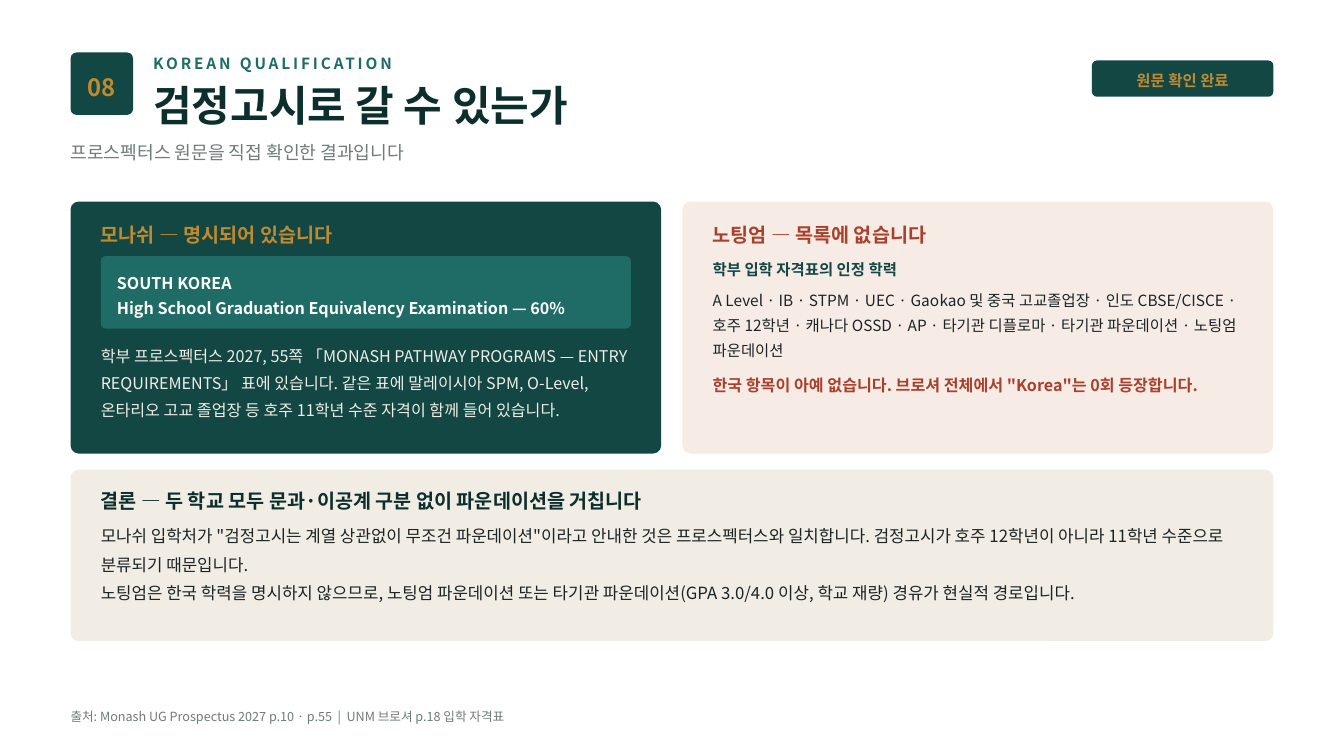
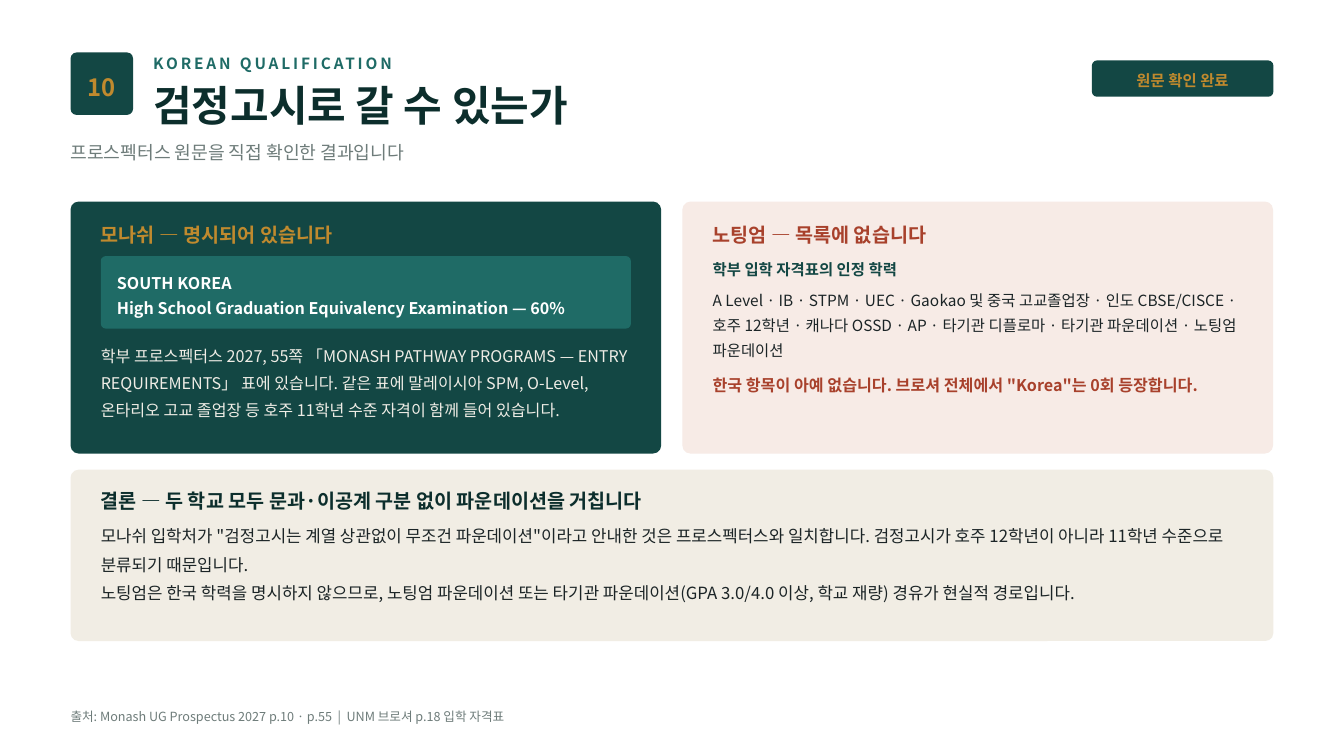
Before and after one commit to ChampionJohan/Johan, a slide deck: slide 11 of design/malaysia-study-live/말레이시아유학_2편_해외직영캠퍼스.pptx (slide 9 before the commit). Drawn at 1344x756 pixels with LibreOffice and Linux fonts; fonts in the diff are those of the drawing. Boxes give left, top, right and bottom in pixels: in the first picture for what was removed or moved away, otherwise in the second. Text is boxed around its words. In the diff, an @@ line names an element or a change of style, - is before the commit and + after.

```diff
--- a/design/malaysia-study-live/말레이시아유학_2편_해외직영캠퍼스.pptx
+++ b/design/malaysia-study-live/말레이시아유학_2편_해외직영캠퍼스.pptx
@@ text at (88, 78, 116, 97): text changed @@
-08
+10
```
Also in this commit, not shown: 10 other slides changed, 3 slides added, 2 other files.
